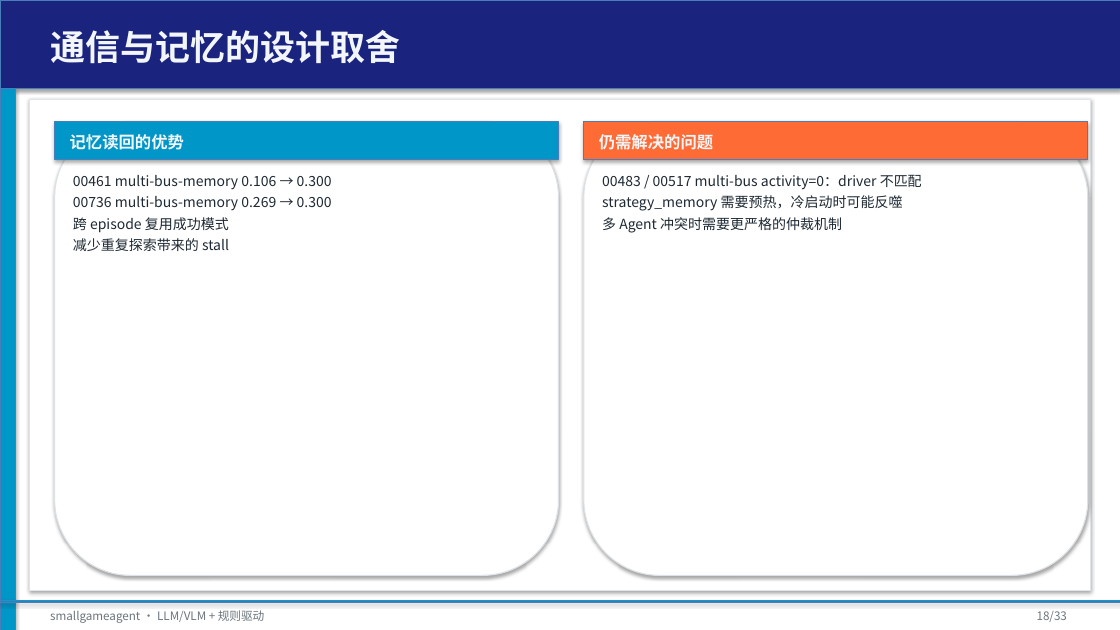
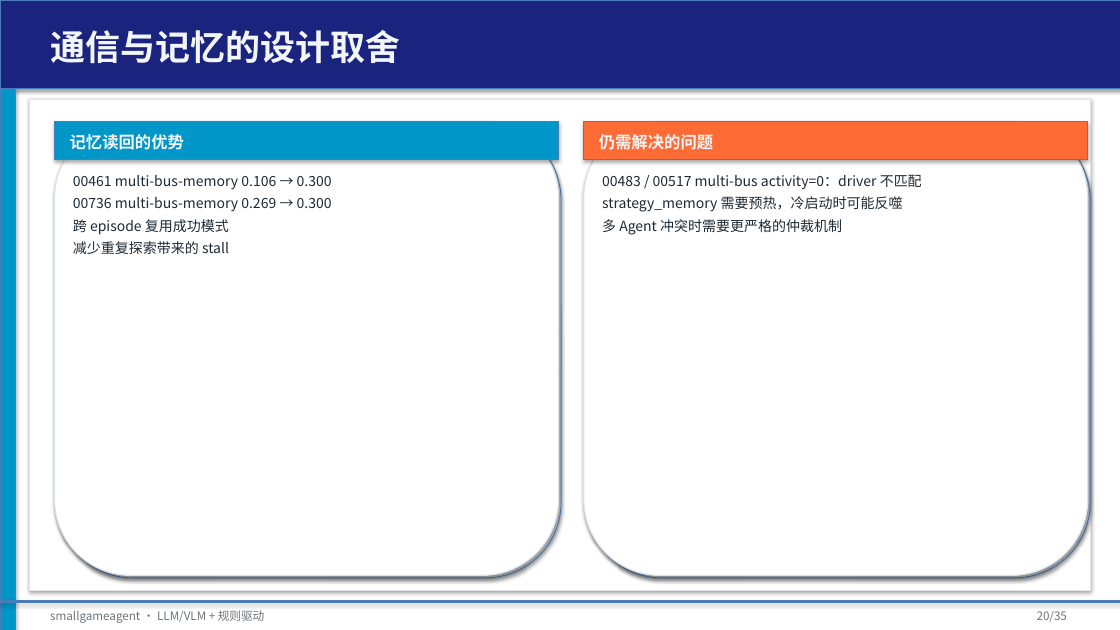
Before and after one commit to tzhazuma/smallgameagent, a slide deck: slide 20 of reports/smallgameagent_report.pptx (slide 18 before the commit). Drawn at 1120x630 pixels with LibreOffice and Linux fonts; fonts in the diff are those of the drawing. Boxes give left, top, right and bottom in pixels: in the first picture for what was removed or moved away, otherwise in the second. Text is boxed around its words. In the diff, an @@ line names an element or a change of style, - is before the commit and + after.

Commit message:
feat: multi-provider rule-update threshold sweep, PPT beautification, opencodego smoke fix
- Fix opencodego provider: text+vision now available (deepseek-v4-flash / mimo-v2.5)
- Add §34: multi-provider rule-update threshold sweep on SSD_00461P01
  - rule baseline 0.143; qwen 0.090 (slow, hurt perf); kimi 0.116 (quota fallback)
  - xiaomi 0.012 (unparseable L2); opencodego crashed (Playwright EPIPE)
- Beautify PPT: gradient title, metric cards, humanized intro slide, card shadows
- Regenerate PDF/PPTX with updated content
- Update cloud_provider_smoke_results.json with working opencodego

```diff
--- a/reports/smallgameagent_report.pptx
+++ b/reports/smallgameagent_report.pptx
@@ rounded rectangle added at bbox=[57, 124, 561, 578], fill #D0D5DA, outline #4B7EBC 0.75 pt @@
@@ rounded rectangle added at bbox=[586, 124, 1091, 578], fill #D0D5DA, outline #4B7EBC 0.75 pt @@
@@ text "00461 multi-bus-memory 0.106 → 0.300" at bbox=[73, 175, 332, 254]: more space between paragraphs @@
@@ text "00483 / 00517 multi-bus activity=0：driver ..." at bbox=[602, 174, 922, 235]: more space between paragraphs @@
@@ text at bbox=[1037, 611, 1067, 622]: text changed @@
-18/33
+20/35
```
Also in this commit, not shown: 32 other slides changed, 2 slides added, 13 other files.
